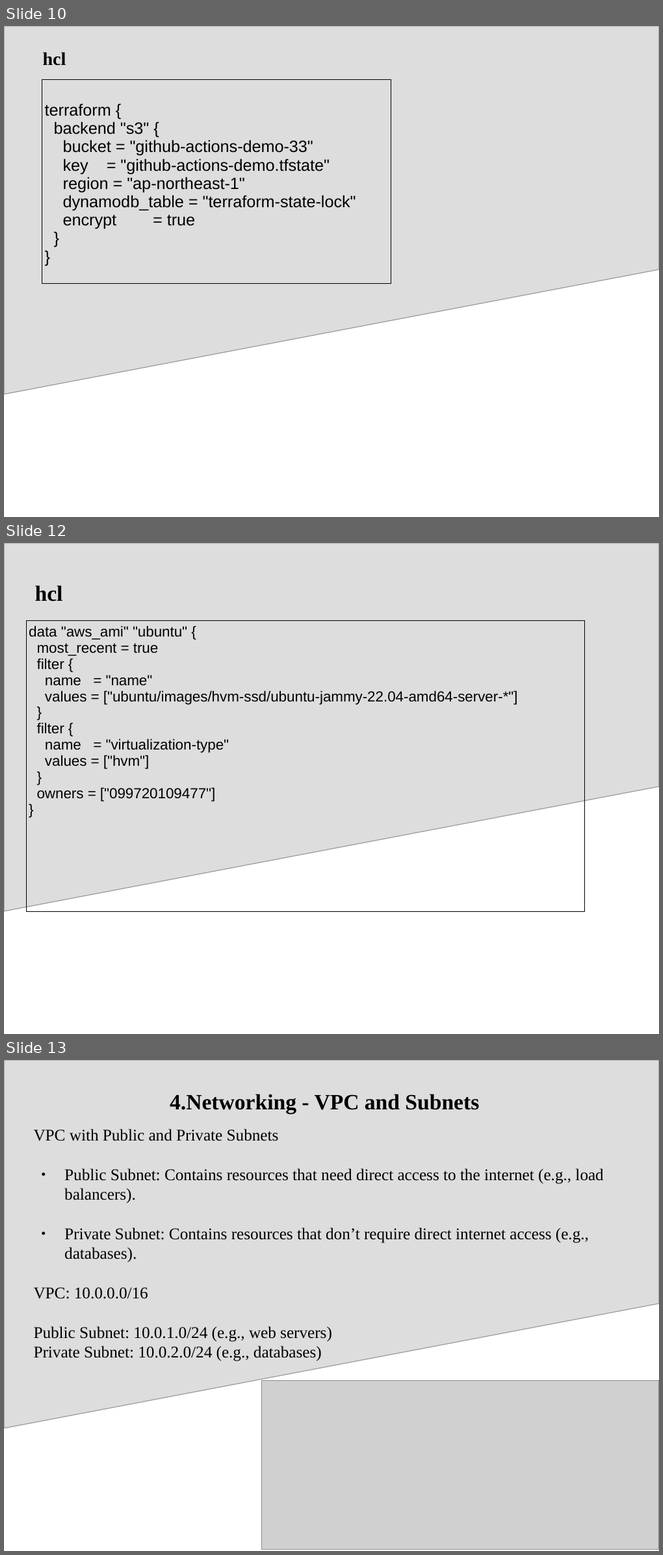
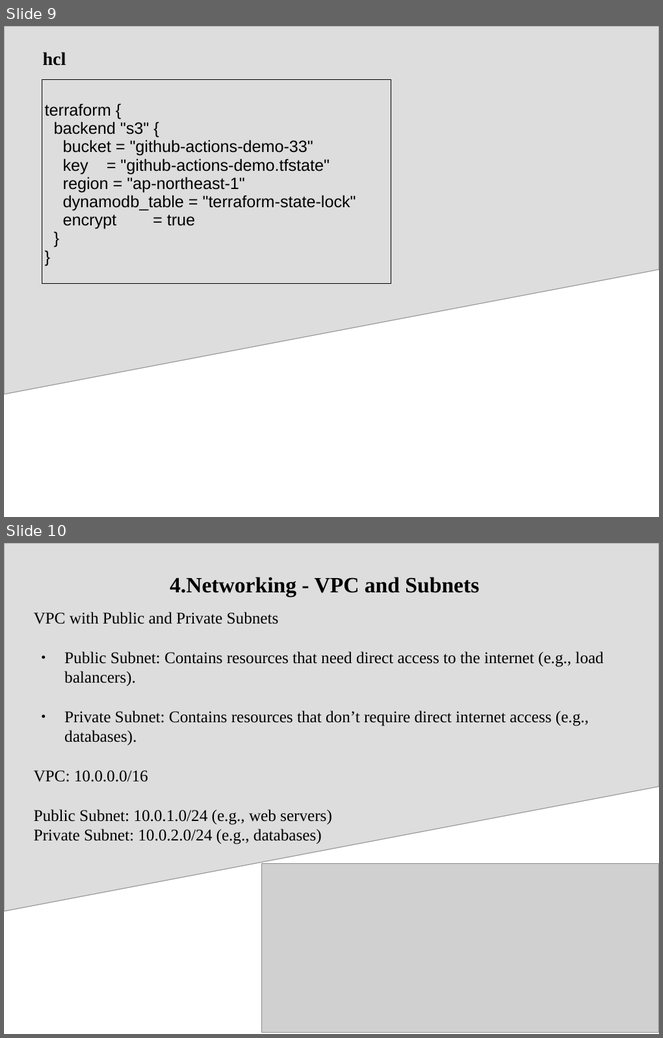
Before and after one commit to cdnanshulgautam/terraform-poc, a slide deck: Terraform_aws.pptx. Shown one above the other, each under a label of ours: slides 10, 12 and 13 before the commit, slides 9 and 10 after it; the slides between them are not shown. The pictures are 663x1555 and 663x1038 pixels, drawn with LibreOffice and Linux fonts; fonts in the diff are those of the drawing; grey boxes stand for pictures. Boxes give left, top, right and bottom in pixels: in the first picture for what was removed or moved away, otherwise in the second. Text is boxed around its words. In the diff, an @@ line names an element or a change of style, - is before the commit and + after.

```diff
--- a/Terraform_aws.pptx
+++ b/Terraform_aws.pptx
@@ slide 12 removed at box(4, 543, 659, 1034), background #FFFFFF; not listed: 1 template element that a slide beside it also shows @@
@@ title removed at box(35, 585, 63, 601) @@
-hcl
@@ table removed at box(26, 620, 584, 882), 1 rows, 1 columns @@
-data "aws_ami" "ubuntu" { / most_recent = true / filter { / name = "name" / values = ["ubuntu/images/hvm-ssd/ubuntu-jammy-22.04-amd64-server-*"] / } / filter { / name = "virtualization-type" / values = ["hvm"] / } / owners = ["099720109477"] / }
@@ what was slide 10 is now slide 9 @@
@@ what was slide 13 is now slide 10 @@
```
Also in this commit, not shown: 4 slides changed, 1 slide added, 4 other slides removed.
